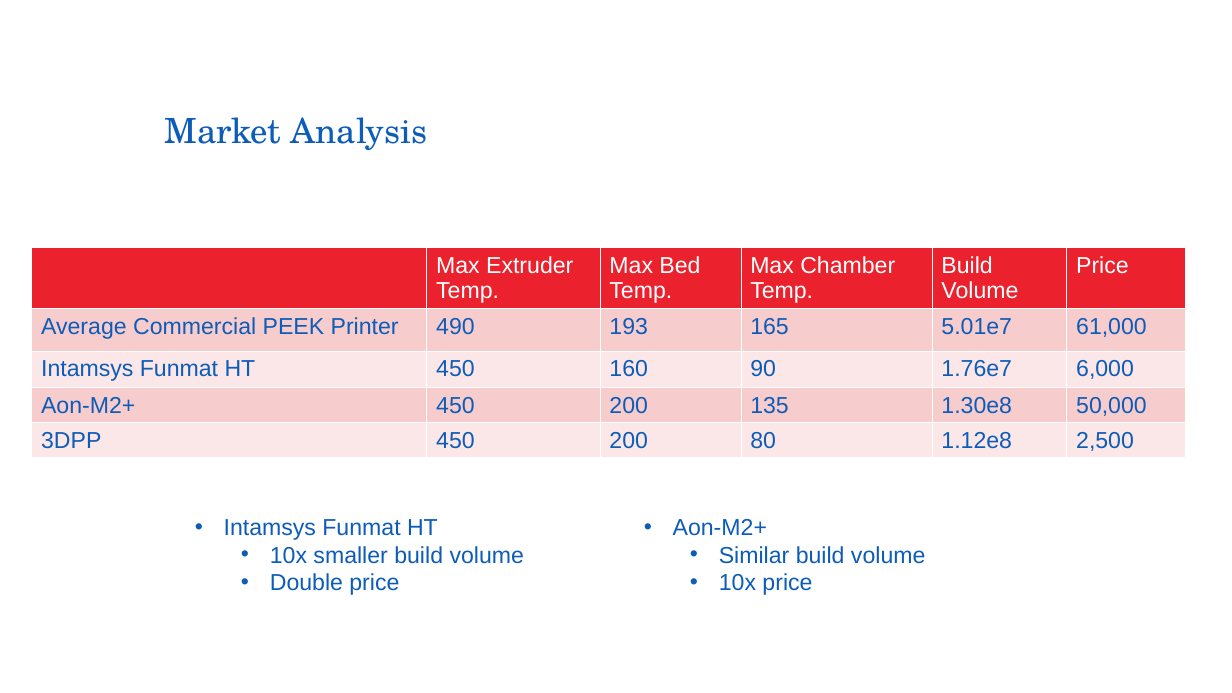
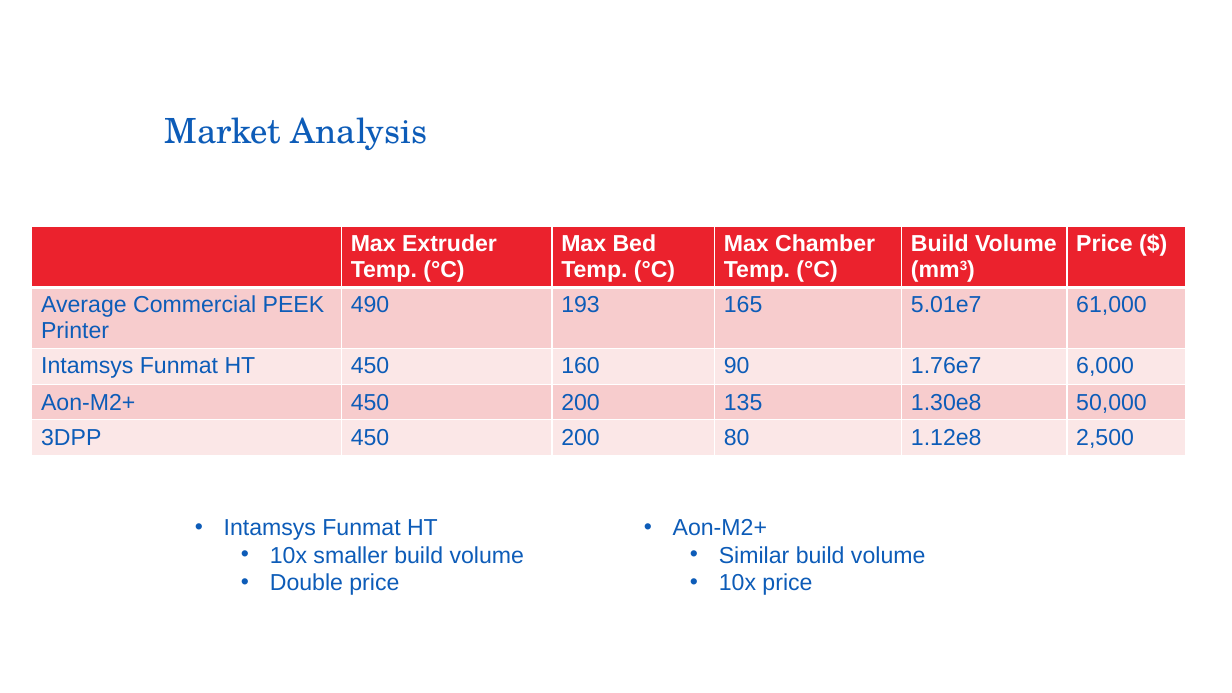
Before and after one commit to jfcbooth/3d_printer, a slide deck: slide 3 of reports/Preliminary Design Presentation.pptx. Drawn at 1232x693 pixels with LibreOffice and Linux fonts; fonts in the diff are those of the drawing; background and template pictures are left out. Boxes give left, top, right and bottom in pixels: in the first picture for what was removed or moved away, otherwise in the second. Text is boxed around its words. In the diff, an @@ line names an element or a change of style, - is before the commit and + after.

```diff
--- a/reports/Preliminary Design Presentation.pptx
+++ b/reports/Preliminary Design Presentation.pptx
@@ table at (31,226,1187,467) @@
-row 1:  | Max Extruder Temp. | Max Bed Temp. | Max Chamber Temp. | Build Volume | Price
+row 1:  | Max Extruder Temp. (°C) | Max Bed Temp. (°C) | Max Chamber Temp. (°C) | Build Volume (mm3) | Price ($)
@@ table: place and size @@
-table at (31,248,1187,466)
+table at (31,226,1187,467)
```
Also in this commit, not shown: 3 other slides changed, 1 other file.
